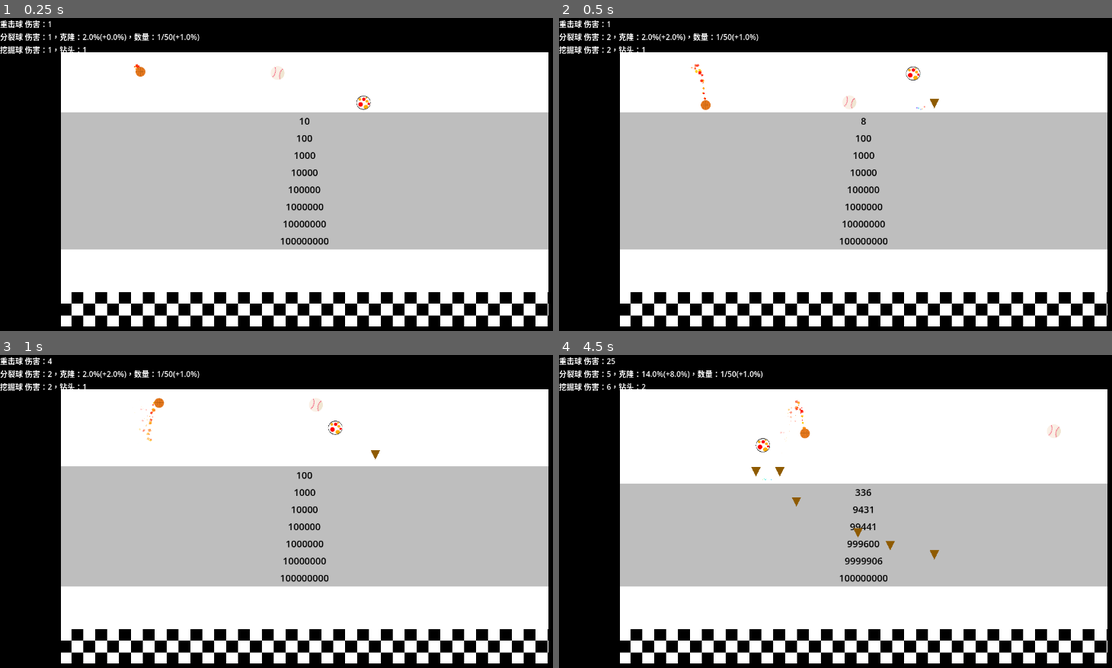
Above: before the commit, frames 1-4 (two rows, left to right).
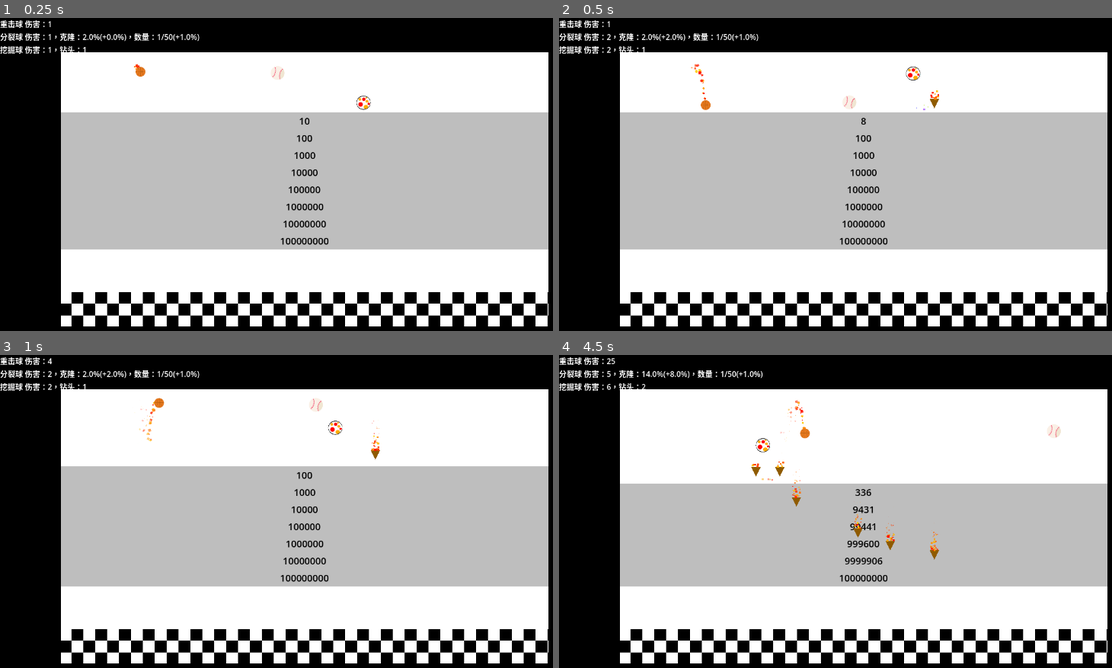
Above: after the commit, the same moments.

Repository: Rundll86/fallingballs
Game: Godot game, scene res://components/World.tscn
Two runs of this game, one before a commit and one after it. Both use one fixed random seed, a clock stepped at 60 frames per second and the inputs below. The engine's default icon, where the game draws it, is replaced by a stand-in: a white triangle on a blue panel in a dark square.
Inputs:
- Up to frame 1 (0.25 s): no input
- Up to frame 2 (0.5 s): no input
- Up to frame 3 (1 s): no input
- Up to frame 4 (4.5 s): no input

Frame 1 is identical in both runs. In frame 2, less than 0.1% of the frame differs, in the area x 64-69%, y 23-30%; in frame 3, less than 0.1%; in frame 4, 0.2%, in the area x 34-69%, y 34-63%.

Commit message:
refactor(Winner): 优化碰撞检测和位置计算
修改Winner场景的碰撞形状为WorldBoundaryShape2D，简化碰撞检测逻辑
调整hitbox位置计算方式，移除冗余的shape复制操作
```

```msg
feat(Drill): 为子弹添加粒子尾迹效果

新增粒子系统节点，配置粒子材质和运动参数
添加颜色渐变和大小曲线控制粒子外观

Diff:
--- a/components/Scenes/Bullets/Drill.tscn
+++ b/components/Scenes/Bullets/Drill.tscn
@@ -1,10 +1,44 @@
-[gd_scene load_steps=4 format=3 uid="uid://b0yulhbybmufa"]
+[gd_scene load_steps=11 format=3 uid="uid://b0yulhbybmufa"]
 
 [ext_resource type="PackedScene" uid="uid://dfj071ebq1n1t" path="res://components/Abstracts/BulletBase.tscn" id="1_oih8g"]
 [ext_resource type="Script" path="res://scripts/Contents/Bullets/Drill.gd" id="2_8p47w"]
 
 [sub_resource type="CircleShape2D" id="CircleShape2D_0ym8a"]
 radius = 1.0
+
+[sub_resource type="Curve" id="Curve_wartx"]
+_data = [Vector2(0, 1), 0.0, 0.0, 0, 0, Vector2(1, 0), 0.0, 0.0, 0, 0]
+point_count = 2
+
+[sub_resource type="CurveTexture" id="CurveTexture_c5bo4"]
+curve = SubResource("Curve_wartx")
+
+[sub_resource type="Gradient" id="Gradient_idcxh"]
+colors = PackedColorArray(1, 0.784265, 0, 1, 1, 0, 0, 1)
+
+[sub_resource type="GradientTexture1D" id="GradientTexture1D_lcxgx"]
+gradient = SubResource("Gradient_idcxh")
+
+[sub_resource type="Curve" id="Curve_mw87x"]
+_data = [Vector2(0, 1), 0.0, 0.0, 0, 0, Vector2(1, 0), 0.0, 0.0, 0, 0]
+point_count = 2
+
+[sub_resource type="CurveTexture" id="CurveTexture_mrkfg"]
+curve = SubResource("Curve_mw87x")
+
+[sub_resource type="ParticleProcessMaterial" id="ParticleProcessMaterial_pft0u"]
+particle_flag_disable_z = true
+emission_shape = 3
+emission_box_extents = Vector3(0, 8, 0)
+direction = Vector3(-1, 0, 0)
+spread = 0.0
+initial_velocity_max = 100.0
+gravity = Vector3(0, 0, 0)
+scale_min = 2.0
+scale_max = 5.0
+scale_curve = SubResource("CurveTexture_mrkfg")
+color_initial_ramp = SubResource("GradientTexture1D_lcxgx")
+alpha_curve = SubResource("CurveTexture_c5bo4")
 
 [node name="Bullet" instance=ExtResource("1_oih8g")]
 script = ExtResource("2_8p47w")
@@ -17,3 +51,9 @@
 position = Vector2(-10, 0)
 color = Color(0.561098, 0.357667, 0, 1)
 polygon = PackedVector2Array(-10, -10, -10, 10, 10, 0)
+
+[node name="trail" type="GPUParticles2D" parent="texture" index="0"]
+position = Vector2(-10, 0)
+amount = 50
+process_material = SubResource("ParticleProcessMaterial_pft0u")
+local_coords = true
--- a/components/Scenes/Winner.tscn
+++ b/components/Scenes/Winner.tscn
@@ -3,8 +3,7 @@
 [ext_resource type="Script" path="res://scripts/Statemachines/Winner.gd" id="1_psfcv"]
 [ext_resource type="Shader" path="res://shaders/Winner.gdshader" id="2_qsl2d"]
 
-[sub_resource type="RectangleShape2D" id="RectangleShape2D_l2wuk"]
-size = Vector2(1317, 630)
+[sub_resource type="WorldBoundaryShape2D" id="WorldBoundaryShape2D_i1lbm"]
 
 [sub_resource type="ShaderMaterial" id="ShaderMaterial_7i31a"]
 shader = ExtResource("2_qsl2d")
@@ -16,7 +15,8 @@
 
 [node name="hitbox" type="CollisionShape2D" parent="."]
 unique_name_in_owner = true
-shape = SubResource("RectangleShape2D_l2wuk")
+position = Vector2(0, -315)
+shape = SubResource("WorldBoundaryShape2D_i1lbm")
 
 [node name="texture" type="ColorRect" parent="."]
 unique_name_in_owner = true
--- a/scripts/Statemachines/Winner.gd
+++ b/scripts/Statemachines/Winner.gd
@@ -9,7 +9,6 @@
 @onready var texture: ColorRect = $"%texture"
 
 func _ready():
-	hitbox.shape = hitbox.shape.duplicate()
 	body_entered.connect(
 		func(body):
 			if body is BallBase:
@@ -20,5 +19,5 @@
 func _process(_delta):
 	texture.size = get_viewport_rect().size * size
 	texture.position = texture.size / -2
-	hitbox.shape.size = get_viewport_rect().size * size
+	hitbox.position.y = texture.size.y / -2
 	position = get_viewport_rect().size * anchor
